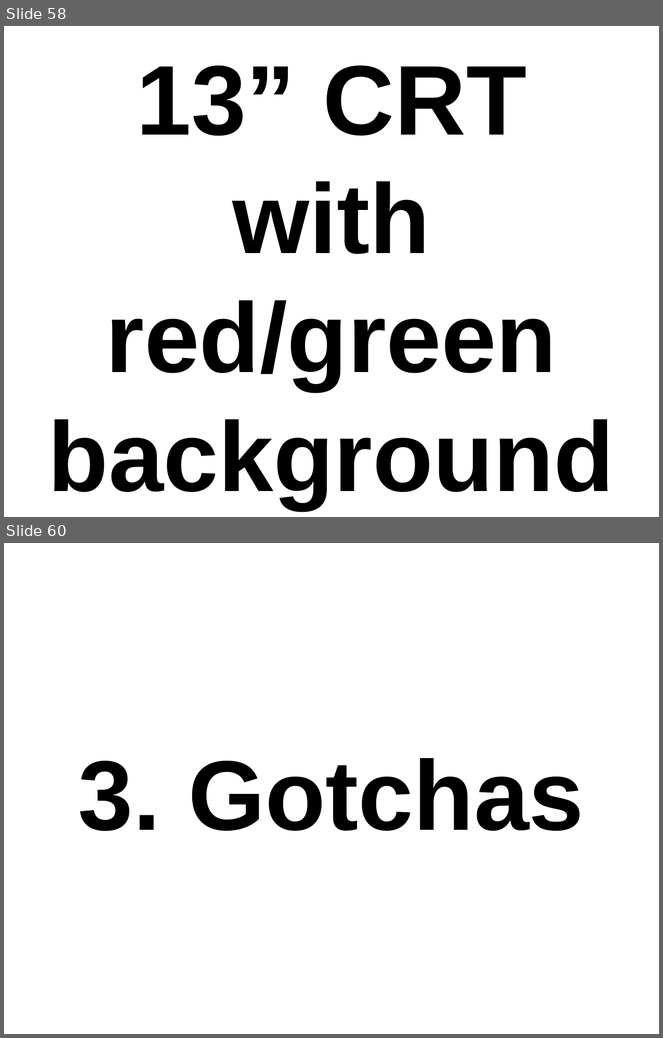
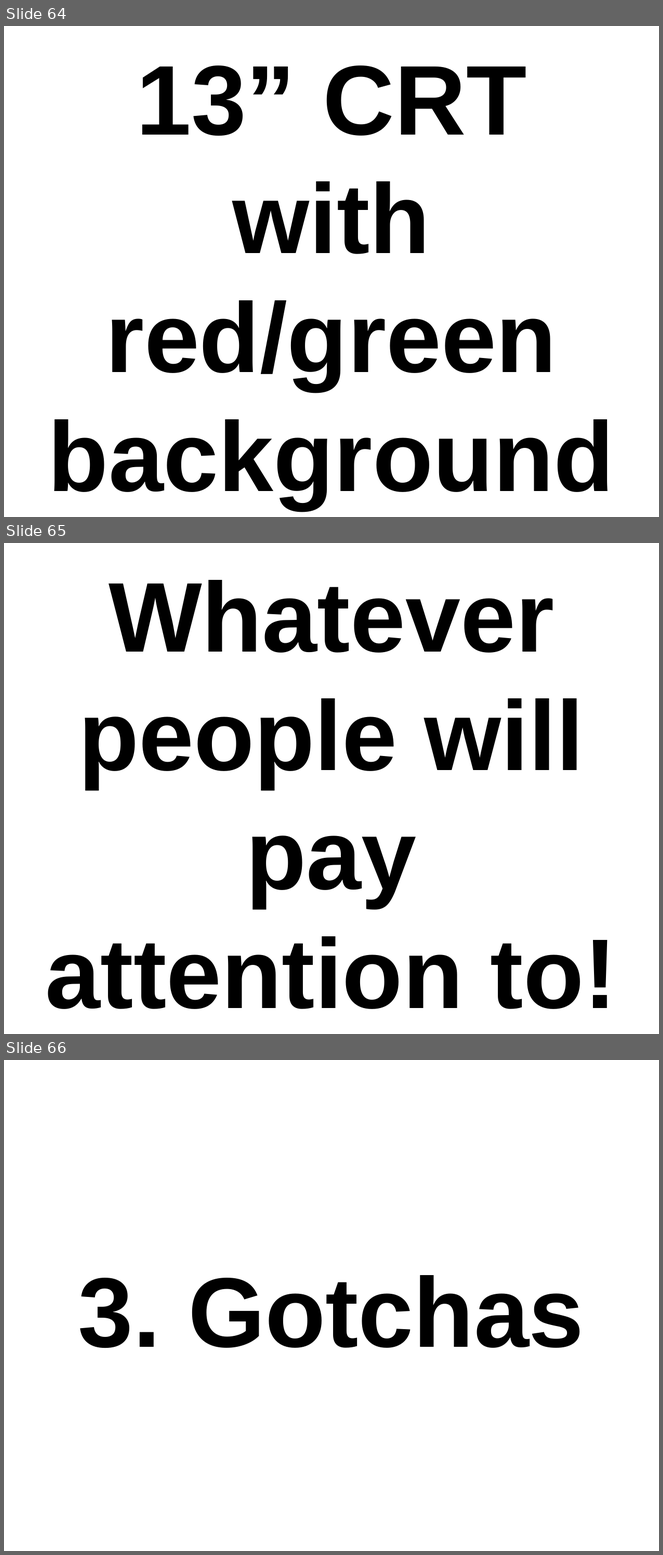
Before and after one commit to thewoolleyman/ci_for_the_rails_guy_or_gal, a slide deck: presentation/ci_for_the_web_2.0_guy_or_gal.odp. Shown one above the other, each under a label of ours: slides 58 and 60 before the commit, slides 64, 65 and 66 after it; the slides between them are not shown. The pictures are 663x1038 and 663x1555 pixels, drawn with LibreOffice and Linux fonts; fonts in the diff are those of the drawing. Boxes give left, top, right and bottom in pixels: in the first picture for what was removed or moved away, otherwise in the second. Text is boxed around its words. In the diff, an @@ line names an element or a change of style, - is before the commit and + after.

```diff
--- a/presentation/ci_for_the_web_2.0_guy_or_gal.odp
+++ b/presentation/ci_for_the_web_2.0_guy_or_gal.odp
@@ slide 65 added at [4,543,659,1034], background #FFFFFF @@
@@ title added at [46,580,617,1009], 120 pt, text #000000, bold @@
+Whatever people will pay attention to!
@@ what was slide 58 is now slide 64 @@
@@ what was slide 60 is now slide 66 @@
```
Also in this commit, not shown: 1 slide changed, 6 other slides added, 1 slide removed.
